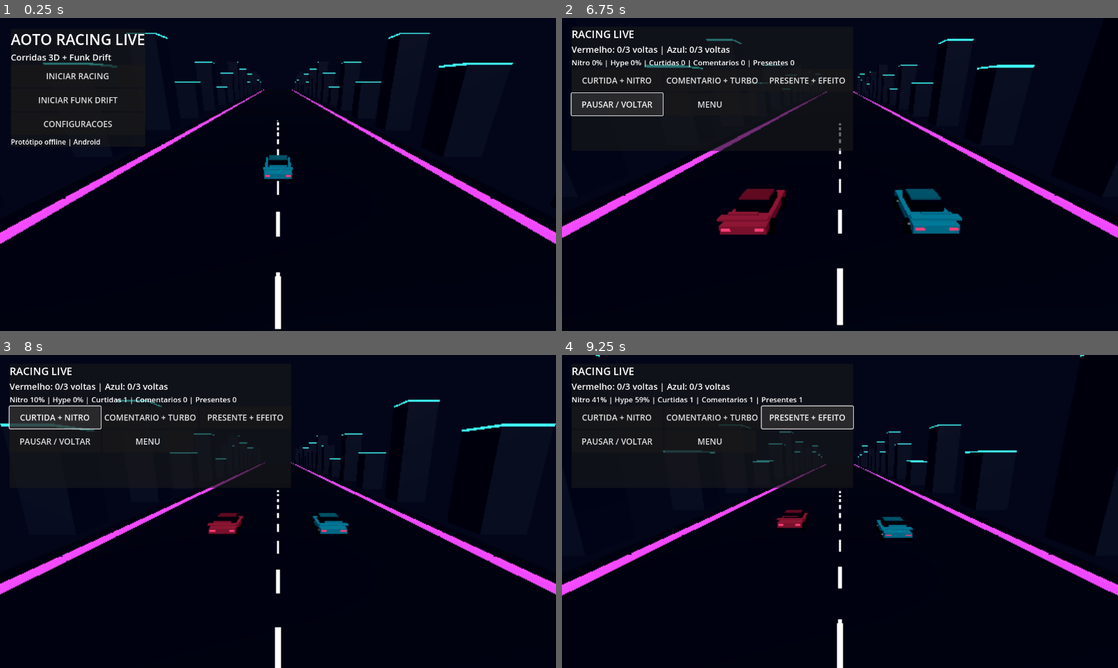
Above: before the commit, frames 1-4 (two rows, left to right).
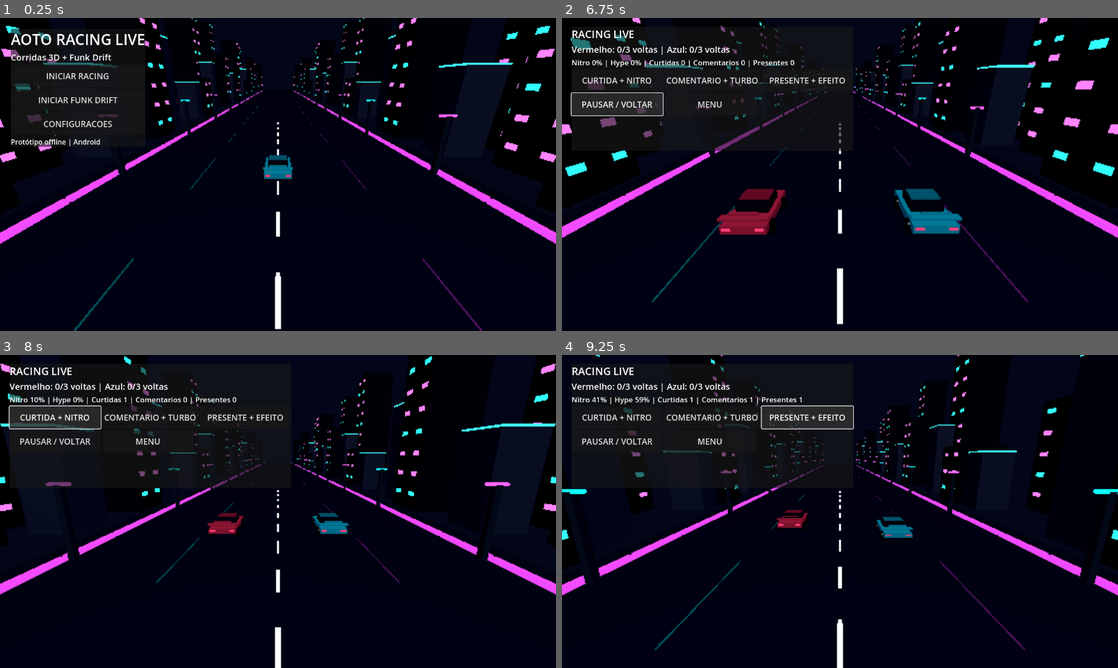
Above: after the commit, the same moments.

Repository: aotoedts/aoto-racing-live.-Selecione-Public.
Game: Godot game, scene res://main.tscn
The game is run twice, just before and just after one commit, with the same random seed, the same clock (stepped at 60 frames per second) and the same inputs.
Inputs:
- Up to frame 1 (0.25 s): no input
- Up to frame 2 (6.75 s): click "INICIAR RACING" at 0.5 s; click "CURTIDA + NITRO" at 1.25 s; click "COMENTARIO + TURBO" at 2 s; click "PRESENTE + EFEITO" at 2.75 s; click "PAUSAR / VOLTAR" at 3.5 s; click "CURTIDA + NITRO" at 4.25 s; click "COMENTARIO + TURBO" at 5 s; click "PRESENTE + EFEITO" at 5.75 s; click "PAUSAR / VOLTAR" at 6.5 s
- Up to frame 3 (8 s): click "CURTIDA + NITRO" at 7.25 s
- Up to frame 4 (9.25 s): click "COMENTARIO + TURBO" at 8 s; click "PRESENTE + EFEITO" at 8.75 s

The runs differ from the first frame. In frame 1, 5.6% of the frame differs, in the area x 0-100%, y 0-100%; in frame 2, 4.4%; in frame 3, 4.2%; in frame 4, 3.3%.

Commit message:
Integrate neon night city graphics into Racing and Funk Drift

Diff:
--- a/game_full.gd
+++ b/game_full.gd
@@ -47,11 +47,14 @@
 var smoke_timer := 0.0
 var engine_audio: Node
 var event_bridge: Node
+var night_city: Node3D
 
 func _ready() -> void:
 	rng.randomize()
 	_load_settings()
 	_build_world()
+	night_city = load("res://night_city.gd").new()
+	add_child(night_city)
 	_build_interface()
 	_apply_graphics()
 	arcade_audio = load("res://audio_arcade.gd").new()
@@ -302,6 +305,8 @@
 
 func _apply_graphics() -> void:
 	quality_low = graphics_preset == 0
+	if night_city != null:
+		night_city.call("set_detail", graphics_preset > 0)
 	var labels := ["DESEMPENHO", "HD", "ULTRA (EXPERIMENTAL)"]
 	if graphics_label != null:
 		graphics_label.text = "GRAFICOS: " + labels[graphics_preset]
